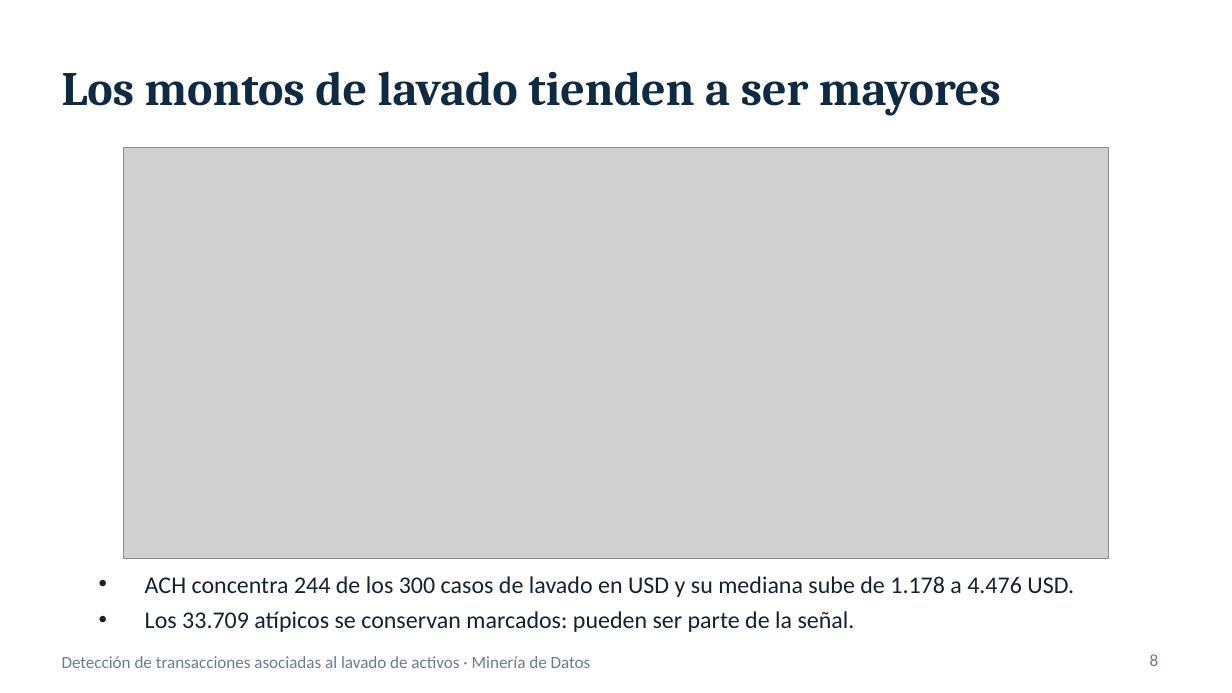
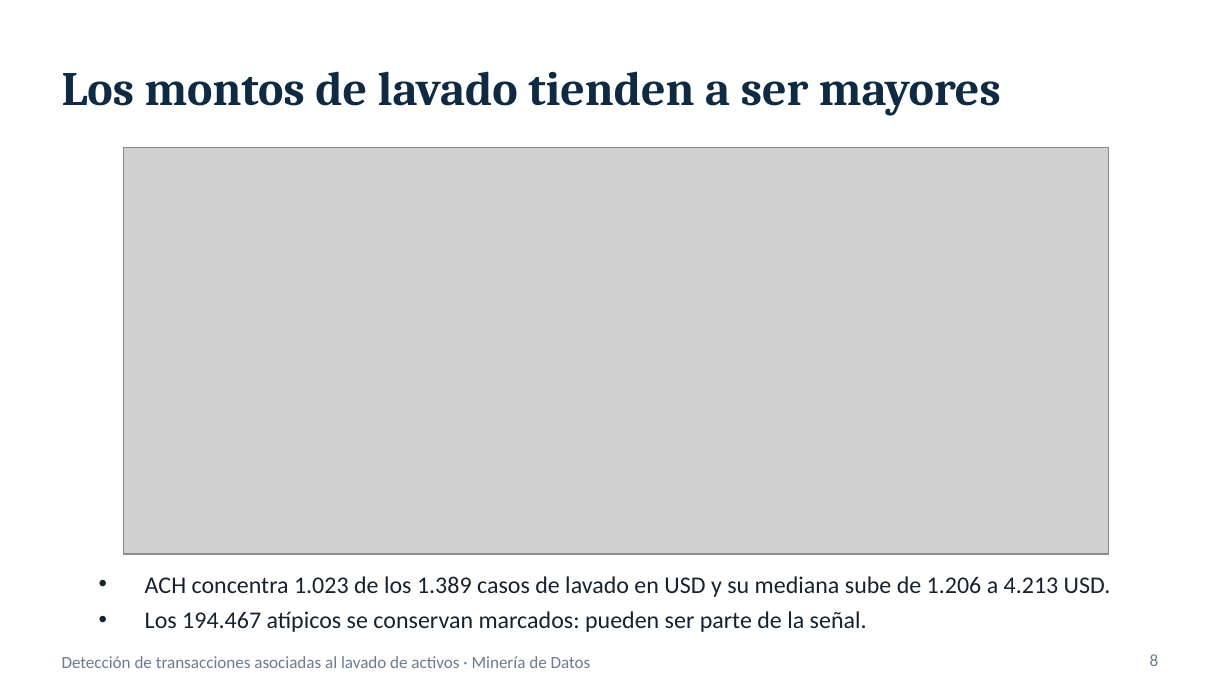
Before and after one commit to glender222/DataMining, a slide deck: slide 8 of informes/Presentacion_proyecto_v3.pptx. Drawn at 1232x693 pixels with LibreOffice and Linux fonts; fonts in the diff are those of the drawing; grey boxes stand for pictures. Boxes give left, top, right and bottom in pixels: in the first picture for what was removed or moved away, otherwise in the second. Text is boxed around its words. In the diff, an @@ line names an element or a change of style, - is before the commit and + after.

```diff
--- a/informes/Presentacion_proyecto_v3.pptx
+++ b/informes/Presentacion_proyecto_v3.pptx
@@ picture: place and size @@
-picture at [123,148,1109,558]
+picture at [123,148,1109,554]
@@ text at [145,576,1111,632]: text changed @@
-• ACH concentra 244 de los 300 casos de lavado en USD y su mediana sube de 1.178 a 4.476 USD.
-• Los 33.709 atípicos se conservan marcados: pueden ser parte de la señal.
+• ACH concentra 1.023 de los 1.389 casos de lavado en USD y su mediana sube de 1.206 a 4.213 USD.
+• Los 194.467 atípicos se conservan marcados: pueden ser parte de la señal.
```
Also in this commit, not shown: 9 other slides changed, 1 other file.
